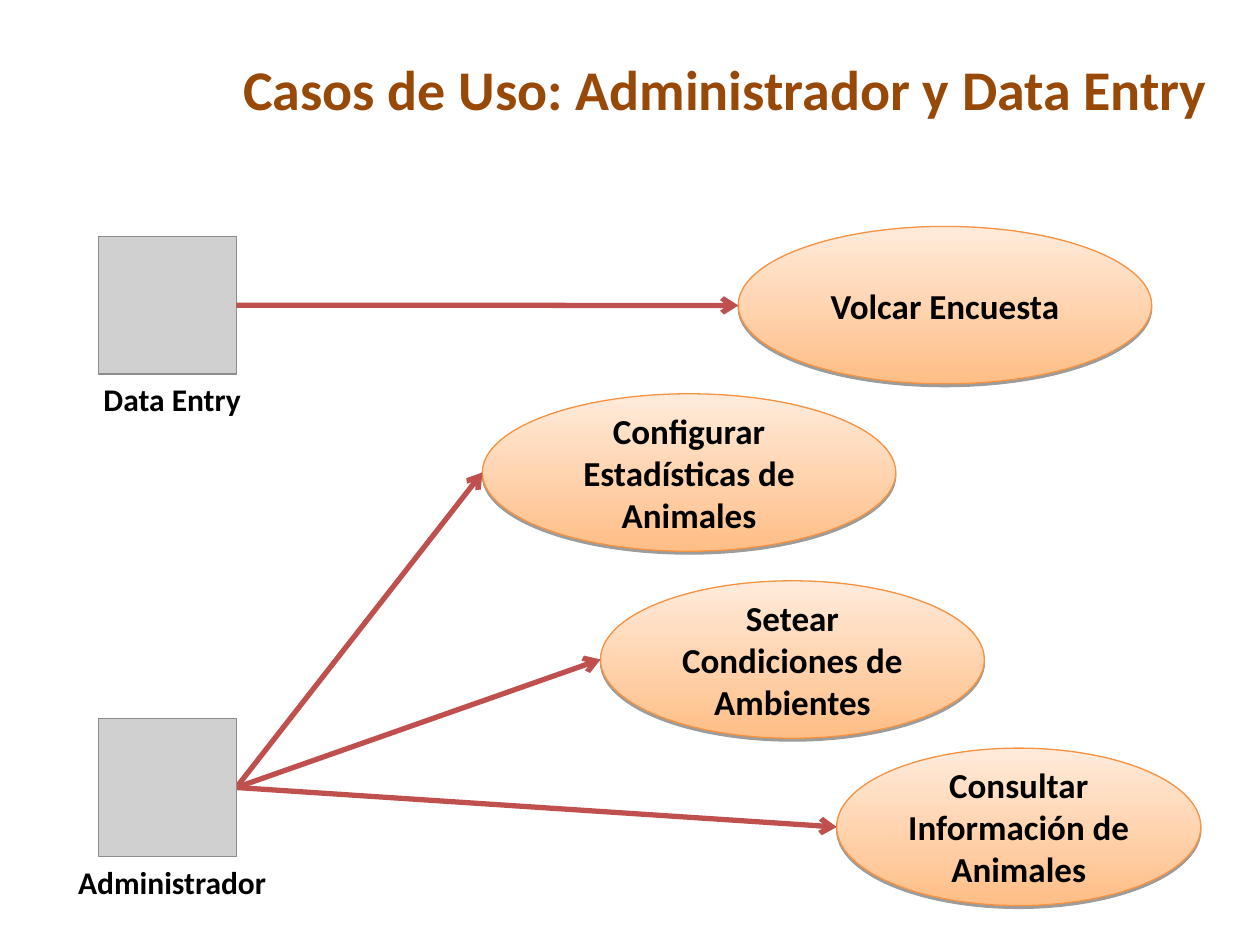
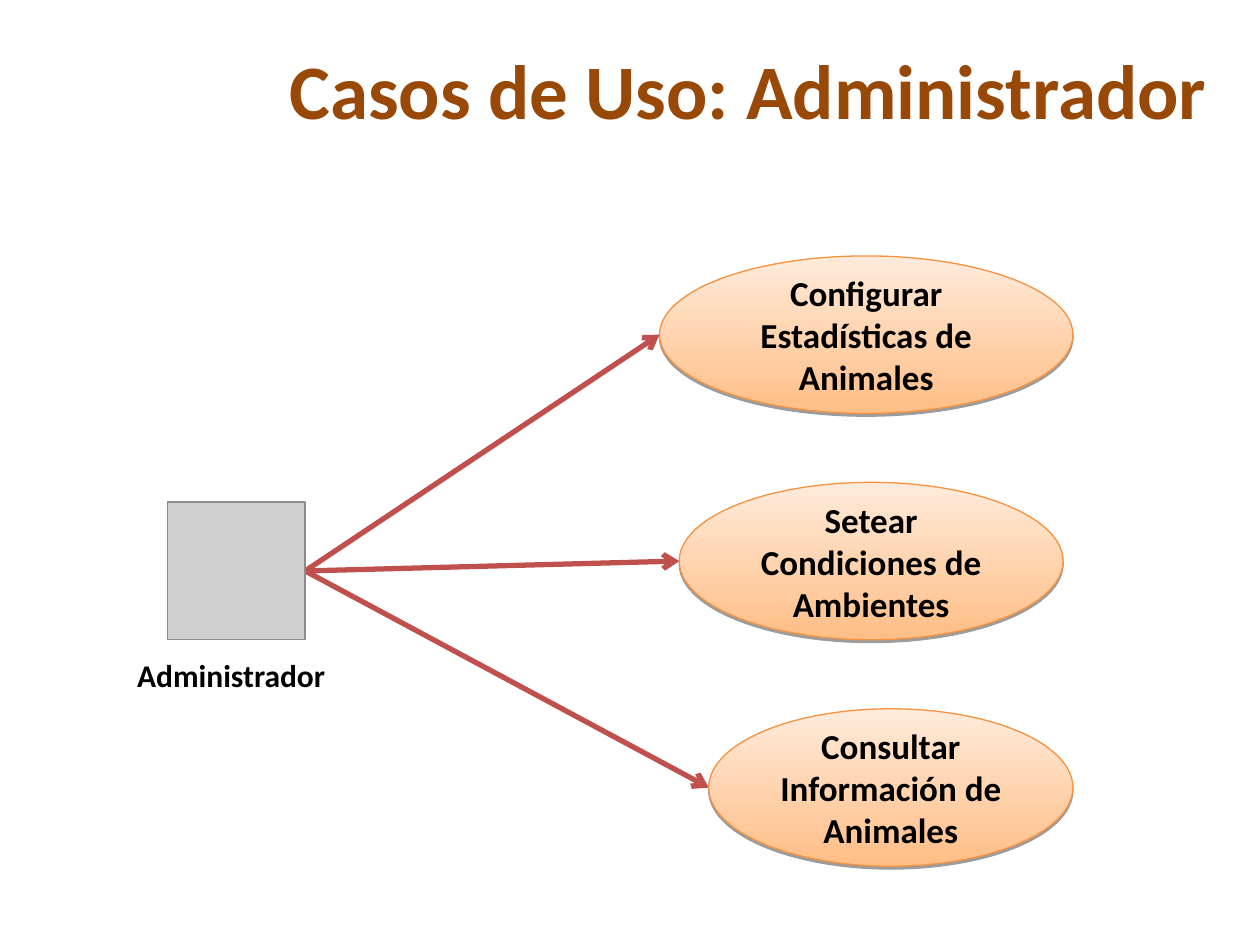
Before and after one commit to nicohen/taller-desarrollo-proyectos-i, a slide deck: slide 4 of Presentaciones/PresentacionDesarrollo.ppt. Drawn at 1260x945 pixels with LibreOffice and Linux fonts; fonts in the diff are those of the drawing; grey boxes stand for pictures; background and template pictures are left out. Boxes give left, top, right and bottom in pixels: in the first picture for what was removed or moved away, otherwise in the second. Text is boxed around its words. In the diff, an @@ line names an element or a change of style, - is before the commit and + after.

```diff
--- a/Presentaciones/PresentacionDesarrollo.ppt
+++ b/Presentaciones/PresentacionDesarrollo.ppt
@@ title at bbox=[290, 65, 1206, 120]: text changed; size 32 to 44 pt @@
-Casos de Uso: Administrador y Data Entry
+Casos de Uso: Administrador
@@ picture removed at bbox=[98, 237, 236, 374] @@
@@ ellipse removed at bbox=[738, 227, 1152, 384] @@
-Volcar Encuesta
@@ ellipse "Configurar Estadísticas de Animales": place and size @@
-ellipse "Configurar Estadísticas de Animales" at bbox=[483, 394, 896, 552]
+ellipse "Configurar Estadísticas de Animales" at bbox=[659, 256, 1072, 413]
@@ arrow removed from (237, 305) to (738, 305) @@
@@ arrow moved from (237, 788) - (483, 472) to (305, 571) - (659, 335) @@
@@ text removed at bbox=[103, 390, 241, 416] @@
-Data Entry
@@ picture: place and size @@
-picture at bbox=[98, 718, 236, 856]
+picture at bbox=[168, 501, 305, 639]
@@ ellipse "Setear Condiciones de Ambientes": place and size @@
-ellipse "Setear Condiciones de Ambientes" at bbox=[601, 581, 985, 738]
+ellipse "Setear Condiciones de Ambientes" at bbox=[679, 483, 1063, 640]
@@ arrow added from (305, 571) to (679, 561), #C0504D 3 pt @@
@@ arrow moved from (237, 788) - (601, 659) to (305, 571) - (709, 788) @@
@@ text "Administrador": place and size @@
-text "Administrador" at bbox=[78, 872, 266, 895]
+text "Administrador" at bbox=[137, 665, 325, 688]
@@ ellipse "Consultar Información de Animales": place and size @@
-ellipse "Consultar Información de Animales" at bbox=[837, 748, 1201, 906]
+ellipse "Consultar Información de Animales" at bbox=[709, 709, 1074, 867]
@@ arrow removed from (237, 788) to (837, 827) @@
```
Also in this commit, not shown: 2 other slides changed.
